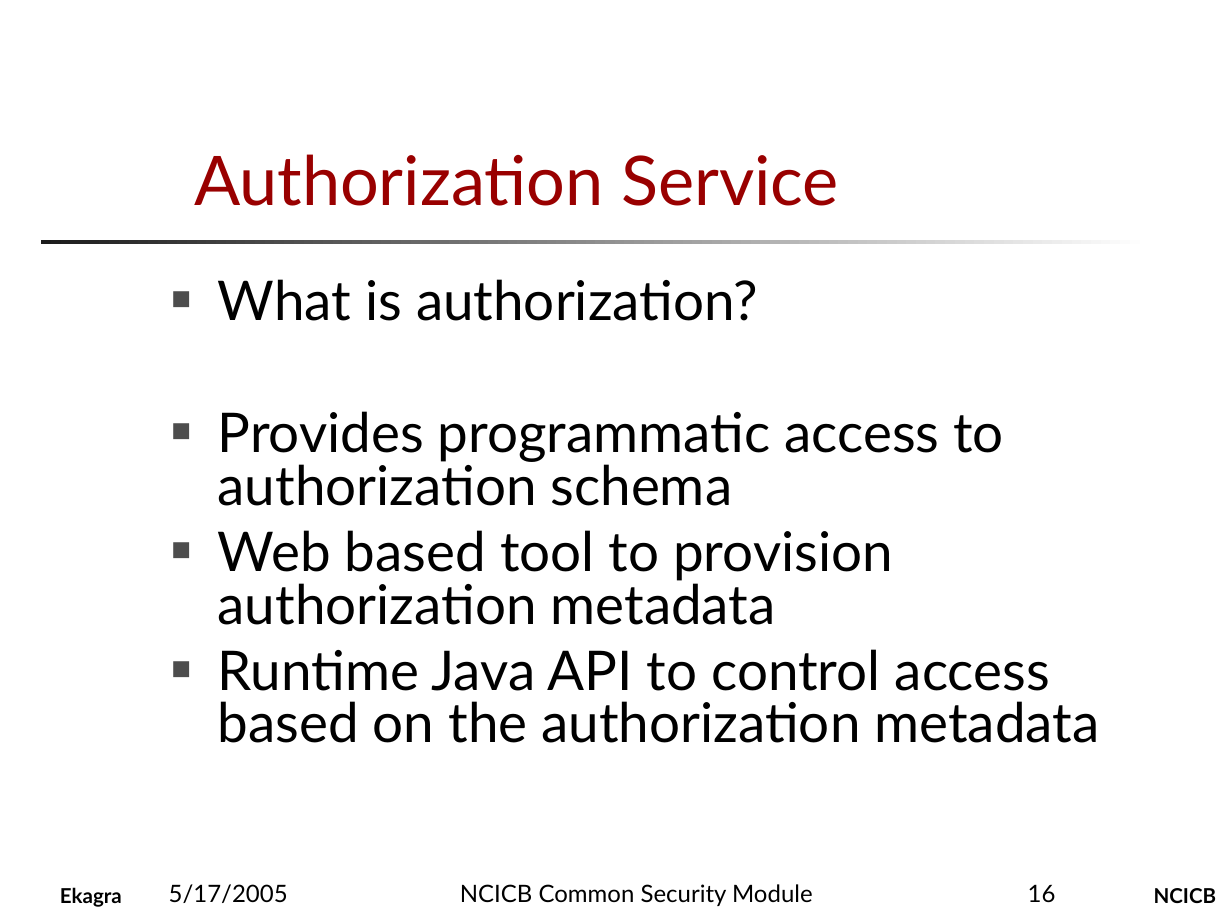
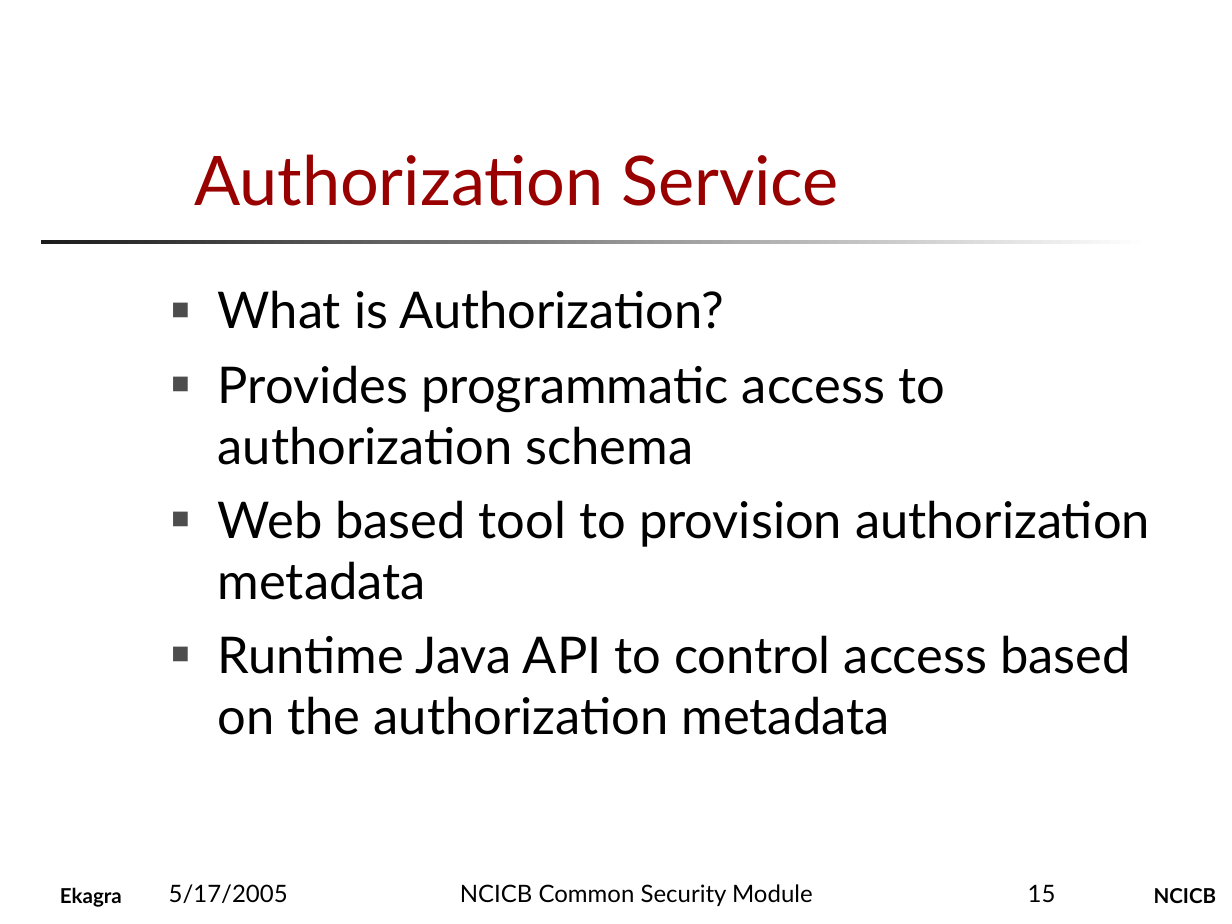
Before and after one commit to CBIIT/common-security-module-docs, a slide deck: slide 15 of Presentations/CSM_Presentation_for_CRIX.ppt (slide 16 before the commit). Drawn at 1232x924 pixels with LibreOffice and Linux fonts; fonts in the diff are those of the drawing; background and template pictures are left out. Boxes give left, top, right and bottom in pixels: in the first picture for what was removed or moved away, otherwise in the second. Text is boxed around its words. In the diff, an @@ line names an element or a change of style, - is before the commit and + after.

```diff
--- a/Presentations/CSM_Presentation_for_CRIX.ppt
+++ b/Presentations/CSM_Presentation_for_CRIX.ppt
@@ text at <box>218,290,724,329</box>: text changed; size 32 to 29.6 pt @@
-■ What is authorization?
+■ What is Authorization?
@@ text at <box>218,365,1150,735</box>: size 32 to 29.6 pt in "Provides programmatic access to authorization schema", "Web based tool to provision authorization metadata", "Runtime Java API to control access based ..."; line spacing 0.8 to 1 @@
@@ page number at <box>1028,884,1056,903</box>: text changed @@
-16
+15
```
Also in this commit, not shown: 7 other slides changed, 1 slide removed.
